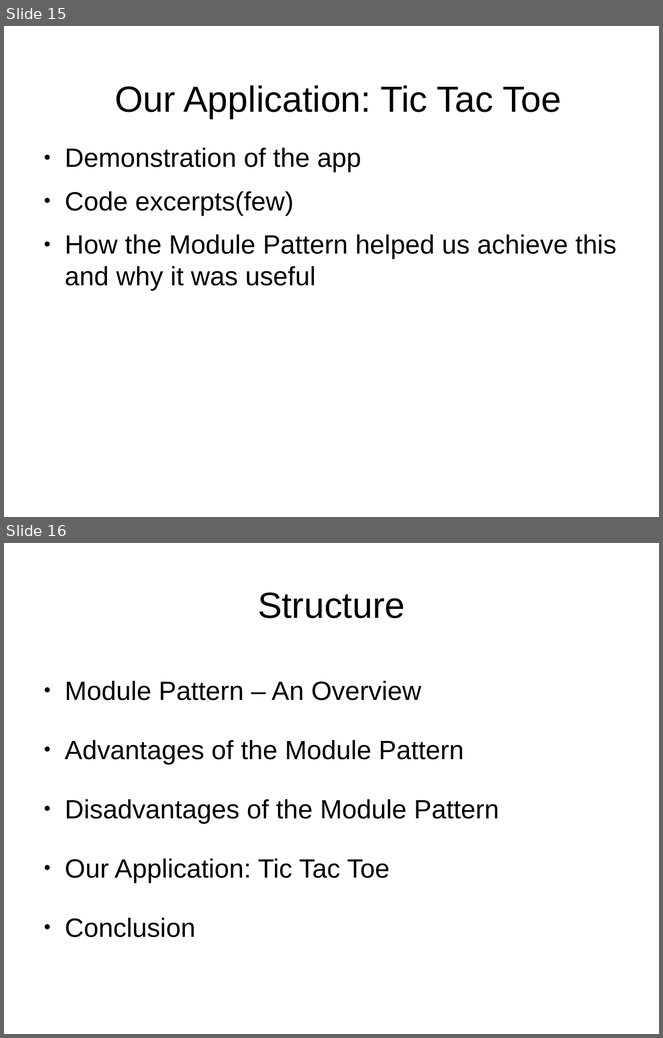
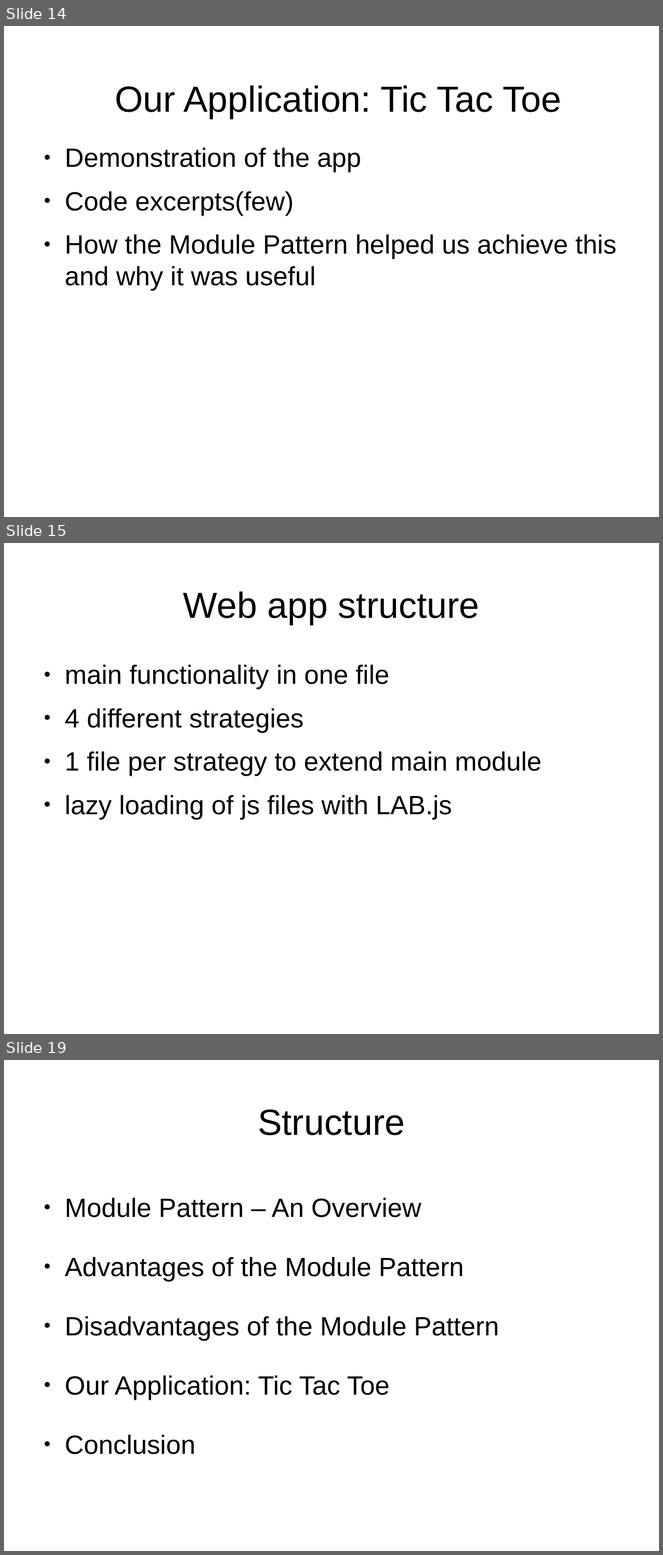
Before and after one commit to sattler/javascript-seminar-2015, a slide deck: presentation/Presentation.odp. Shown one above the other, each under a label of ours: slides 15 and 16 before the commit, slides 14, 15 and 19 after it; the slides between them are not shown. The pictures are 663x1038 and 663x1555 pixels, drawn with LibreOffice and Linux fonts; fonts in the diff are those of the drawing. Boxes give left, top, right and bottom in pixels: in the first picture for what was removed or moved away, otherwise in the second. Text is boxed around its words. In the diff, an @@ line names an element or a change of style, - is before the commit and + after.

```diff
--- a/presentation/Presentation.odp
+++ b/presentation/Presentation.odp
@@ slide 15 added at (x1=4, y1=543, x2=659, y2=1034), background #FFFFFF @@
@@ title added at (x1=183, y1=591, x2=480, y2=625), 44 pt, text #000000 @@
+Web app structure
@@ text added at (x1=65, y1=665, x2=542, y2=820), 32 pt, text #000000 @@
+● main functionality in one file
+● 4 different strategies
+● 1 file per strategy to extend main module
+● lazy loading of js files with LAB.js
@@ what was slide 15 is now slide 14 @@
@@ what was slide 16 is now slide 19 @@
```
Also in this commit, not shown: 3 slides changed, 4 other slides added, 2 slides removed, 1 other file.
